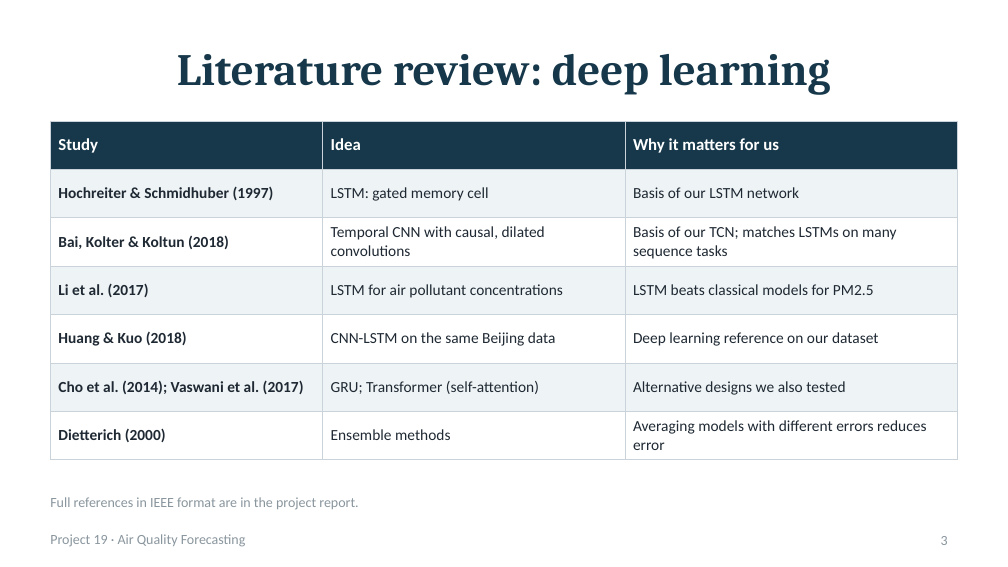
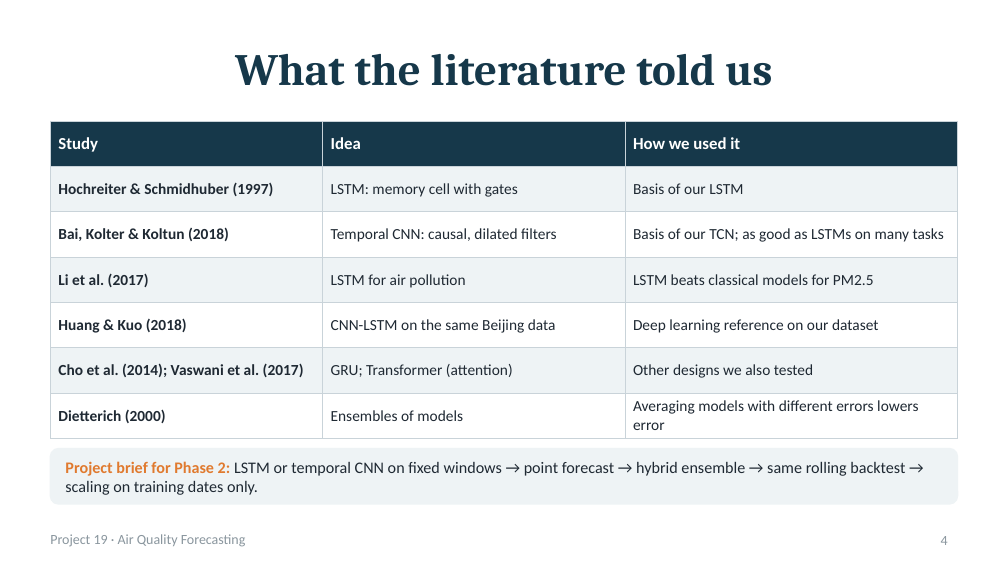
Before and after one commit to MananGilhotra/air-quality-forecasting, a slide deck: slide 4 of reports/Phase2_Presentation.pptx (slide 3 before the commit). Drawn at 1008x567 pixels with LibreOffice and Linux fonts; fonts in the diff are those of the drawing. Boxes give left, top, right and bottom in pixels: in the first picture for what was removed or moved away, otherwise in the second. Text is boxed around its words. In the diff, an @@ line names an element or a change of style, - is before the commit and + after.

Commit message:
Rework Phase 2 presentation into a detailed 17-slide explainer (worked example, network diagrams, metric guide) (Manan)

```diff
--- a/reports/Phase2_Presentation.pptx
+++ b/reports/Phase2_Presentation.pptx
@@ title at (x1=235, y1=54, x2=772, y2=86): text changed @@
-Literature review: deep learning
+What the literature told us
@@ table at (x1=50, y1=121, x2=958, y2=434) @@
-row 1, column 3: Why it matters for us
+row 1, column 3: How we used it
-row 2, column 2: LSTM: gated memory cell
+row 2, column 2: LSTM: memory cell with gates
-row 2, column 3: Basis of our LSTM network
+row 2, column 3: Basis of our LSTM
-row 3, column 2: Temporal CNN with causal, dilated convolutions
+row 3, column 2: Temporal CNN: causal, dilated filters
-row 3, column 3: Basis of our TCN; matches LSTMs on many sequence tasks
+row 3, column 3: Basis of our TCN; as good as LSTMs on many tasks
-row 4, column 2: LSTM for air pollutant concentrations
+row 4, column 2: LSTM for air pollution
-row 6, column 2: GRU; Transformer (self-attention)
+row 6, column 2: GRU; Transformer (attention)
-row 6, column 3: Alternative designs we also tested
+row 6, column 3: Other designs we also tested
-row 7, column 2: Ensemble methods
+row 7, column 2: Ensembles of models
-row 7, column 3: Averaging models with different errors reduces error
+row 7, column 3: Averaging models with different errors lowers error
@@ rounded rectangle added at (x1=50, y1=449, x2=958, y2=504), fill #EEF3F5, outline #EEF3F5 1 pt @@
@@ text added at (x1=65, y1=461, x2=905, y2=495), 11.5 pt, text #1F2933 @@
+Project brief for Phase 2: LSTM or temporal CNN on fixed windows → point forecast → hybrid ensemble → same rolling backtest → scaling on training dates only.
@@ text removed at (x1=50, y1=497, x2=358, y2=510) @@
-Full references in IEEE format are in the project report.
@@ page number at (x1=941, y1=536, x2=948, y2=545): text changed @@
-3
+4
```
Also in this commit, not shown: 10 other slides changed, 5 slides added, 5 slides removed, 1 other file.
